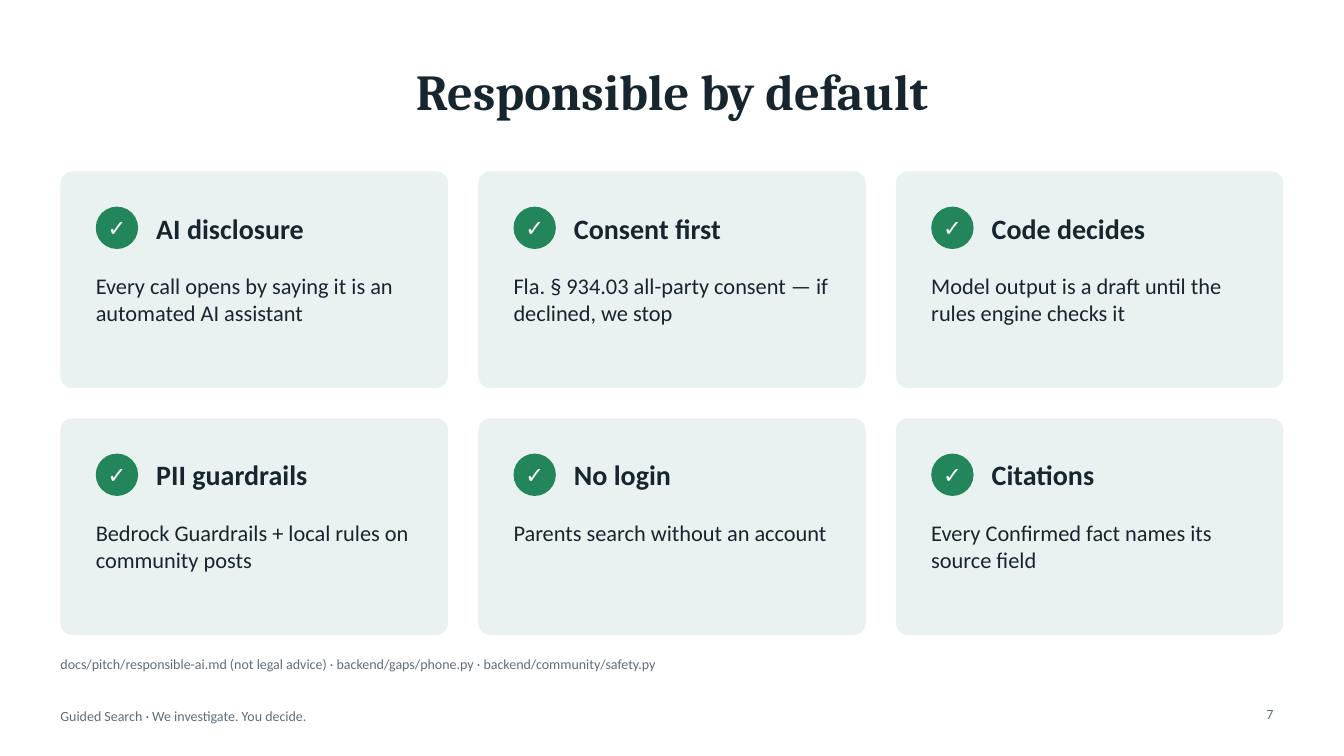
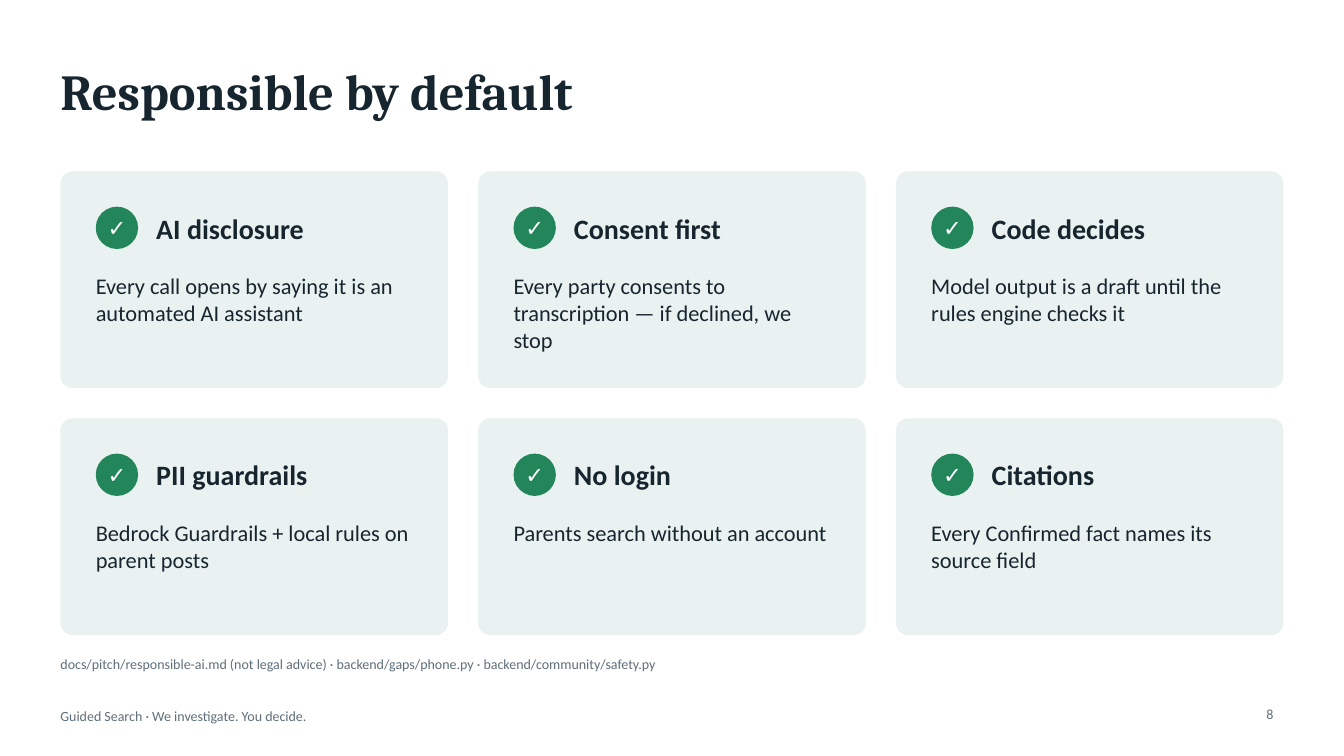
Before and after one commit to ClearView-AWS/AWS_BreakingBarriers, a slide deck: slide 8 of docs/pitch/Guided-Search-8min.pptx (slide 7 before the commit). Drawn at 1344x756 pixels with LibreOffice and Linux fonts; fonts in the diff are those of the drawing. Boxes give left, top, right and bottom in pixels: in the first picture for what was removed or moved away, otherwise in the second. Text is boxed around its words. In the diff, an @@ line names an element or a change of style, - is before the commit and + after.

```diff
--- a/docs/pitch/Guided-Search-8min.pptx
+++ b/docs/pitch/Guided-Search-8min.pptx
@@ title "Responsible by default" at bbox=[60, 74, 573, 121]: alignment centre to left @@
@@ text at bbox=[514, 279, 791, 352]: text changed @@
-Fla. § 934.03 all-party consent — if declined, we stop
+Every party consents to transcription — if declined, we stop
@@ text at bbox=[96, 525, 409, 572]: text changed @@
-Bedrock Guardrails + local rules on community posts
+Bedrock Guardrails + local rules on parent posts
@@ page number at bbox=[1266, 709, 1273, 719]: text changed @@
-7
+8
```
Also in this commit, not shown: 6 other slides changed, 1 slide added, 1 slide removed, 1 other file.
